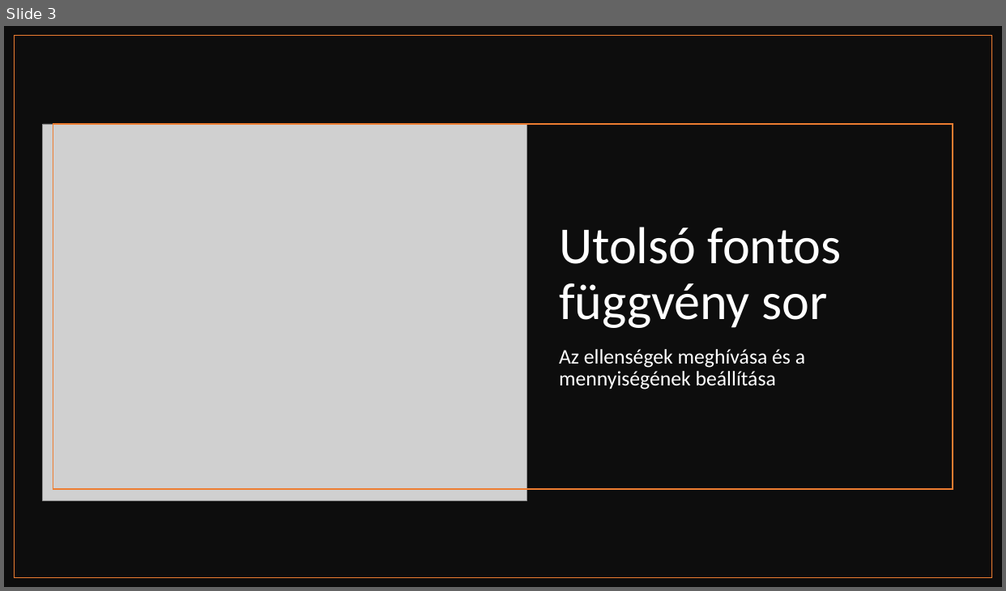
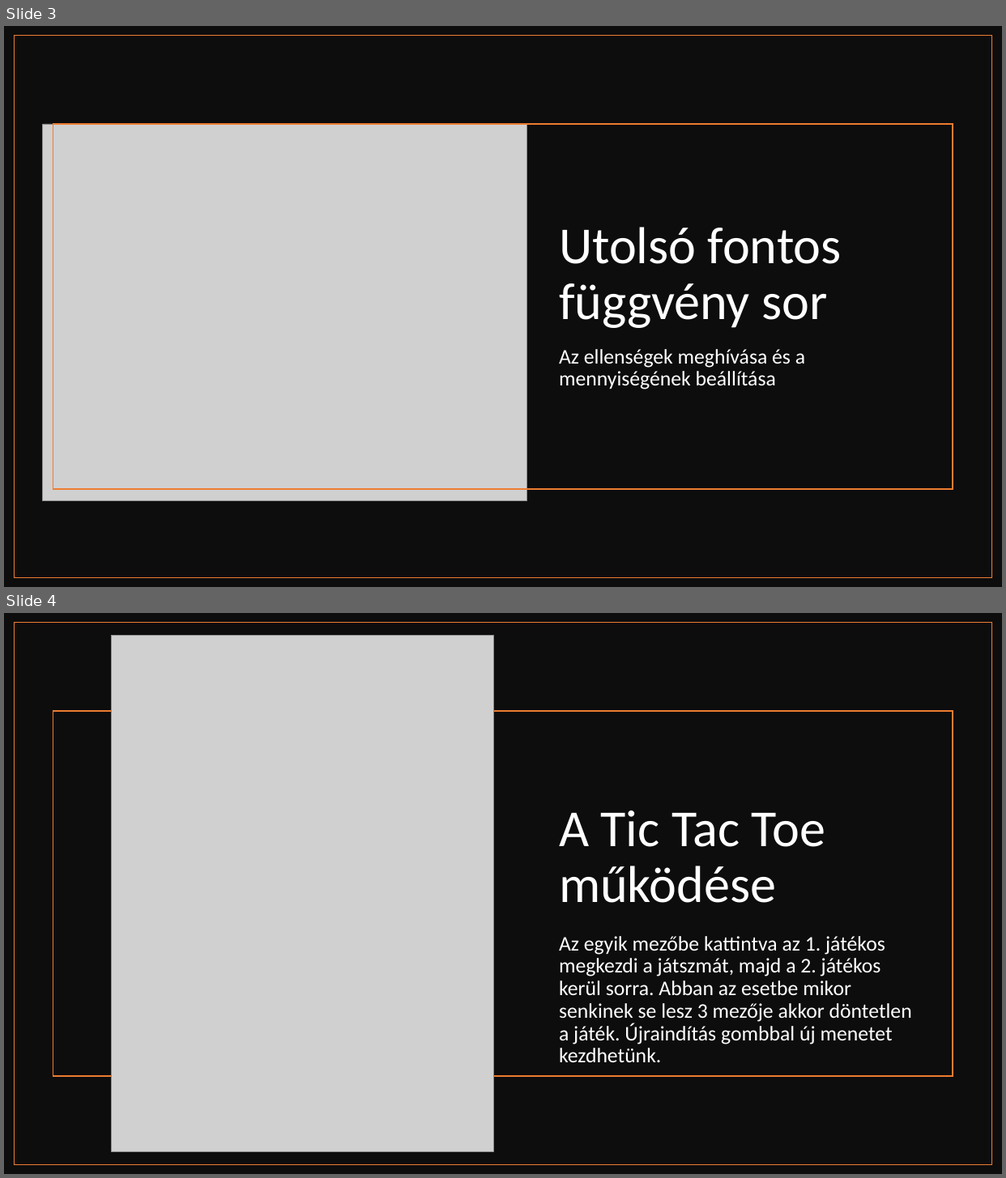
Before and after one commit to kulacs-kristof/11A_Prog_Projekt, a slide deck: A program működése.pptx. Shown one above the other, each under a label of ours: slide 3 before the commit, slides 3 and 4 after it. The pictures are 1006x591 and 1006x1178 pixels, drawn with LibreOffice and Linux fonts; fonts in the diff are those of the drawing; grey boxes stand for pictures. Boxes give left, top, right and bottom in pixels: in the first picture for what was removed or moved away, otherwise in the second. Text is boxed around its words. In the diff, an @@ line names an element or a change of style, - is before the commit and + after.

Commit message:
ppt

```diff
--- a/A program működése.pptx
+++ b/A program működése.pptx
@@ slide 4 added at (4,613,1002,1174), background #FFFFFF @@
@@ rectangle added at (4,613,1002,1174), fill #0D0D0D @@
@@ rectangle added at (15,623,992,1165), outline #ED7D31 1 pt @@
@@ picture added at (111,636,493,1152) @@
@@ rectangle added at (53,711,953,1076), outline #ED7D31 1 pt @@
@@ title added at (559,811,825,903), 50 pt, text #FFFFFF @@
+A Tic Tac Toe működése
@@ subtitle added at (559,936,912,1063), 20 pt, text #FFFFFF @@
+Az egyik mezőbe kattintva az 1. játékos megkezdi a játszmát, majd a 2. játékos kerül sorra. Abban az esetbe mikor senkinek se lesz 3 mezője akkor döntetlen a játék. Újraindítás gombbal új menetet kezdhetünk.
```
Also in this commit, not shown: 2 other slides added, 1 other file.
